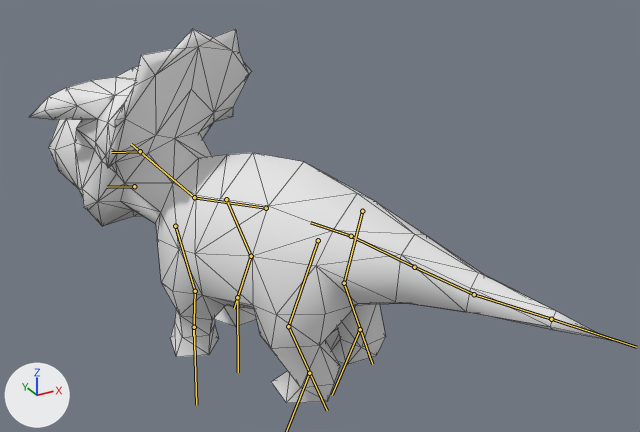
Two versions of the FBX model Assets/Animations/DinoAnims/Nasutoceratops/Baby/Nasutoceratops_Baby_Feeding.fbx, one commit apart.
Rendered twice from a 50 mm lens placed at (-73.8, -142.1, 100.5), pointed at (2.2, -3.8, 31.4). The lights are fixed; the arrows at lower left show +X, +Y and +Z. The bones that bend it are drawn over the model as lines. Mesh edges are drawn as thin lines.

In view in the first picture: 'Nasutoceratops evo 3 baby'.
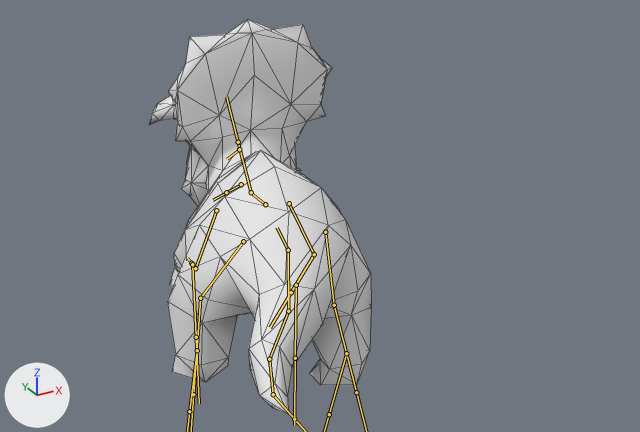
The newer file adds an action. The first version stands in its rest pose; the second is drawn at frame 63 of the action 'Armature|Armature|Armature|ArmatureAction.002'.

Boxes [x1, y1, x2, y2] around the edits, measured in the pictures (640 x 432 px):
'Nasutoceratops evo 3 baby', posed (62% narrower): before [30, 28, 611, 403]; after [149, 19, 371, 414]
bone 'Bone', root to tip: before (351, 236) to (310, 222); after (288, 250) to (277, 227)
bone 'Bone.001', root to tip: before (266, 208) to (193, 197); after (265, 204) to (250, 192)
bone 'Bone.008.L.001', root to tip: before (226, 199) to (251, 256); after (289, 203) to (314, 254)
bone 'Bone.009.L.001', root to tip: before (251, 256) to (234, 308); after (314, 254) to (291, 292)
bone 'Bone.008.R.001', root to tip: before (175, 226) to (195, 291); after (216, 210) to (195, 268)
bone 'Bone.009.R.001', root to tip: before (195, 291) to (193, 336); after (195, 268) to (191, 263)
bone 'Bone.008.L', root to tip: before (362, 211) to (344, 283); after (325, 232) to (334, 305)
bone 'Bone.009.L', root to tip: before (344, 283) to (372, 364); after (334, 305) to (356, 392)
bone 'Bone.008.R', root to tip: before (318, 240) to (288, 326); after (243, 241) to (200, 298)
bone 'Bone.009.R', root to tip: before (288, 326) to (327, 410); after (200, 298) to (193, 394)
bone 'Bone.004', root to tip: before (351, 236) to (414, 267); after (288, 250) to (288, 311)
bone 'Bone.005', root to tip: before (414, 267) to (474, 294); after (288, 311) to (269, 359)
bone 'Bone.006', root to tip: before (474, 294) to (551, 319); after (269, 359) to (273, 394)
bone 'Bone.007', root to tip: before (551, 319) to (636, 347); after (273, 394) to (294, 419)
bone 'Bone.003', root to tip: before (140, 151) to (111, 152); after (239, 149) to (227, 159)
bone 'Bone.011', root to tip: before (134, 186) to (107, 187); after (241, 184) to (226, 192)
bone 'Bone.010.L.001', root to tip: before (237, 297) to (238, 372); after (296, 285) to (295, 358)
bone 'Bone.010.R.001', root to tip: before (194, 327) to (196, 405); after (192, 264) to (196, 337)
bone 'Bone.010.L', root to tip: before (360, 329) to (332, 395); after (346, 353) to (329, 414)

What the commit changed:
Bone 'Bone' (bone_bone) moves from (0.0, 0.0, 0.0) to (-0.31, 0.49, -0.18).
Bone 'Bone' (bone_bone) turns from (0, 0, 0) to (1, -2, -42) degrees about its own x, y and z.
Bone 'Bone.001' (bone_bone_001) turns from (0, 0, 0) to (-8, 0, -1) degrees about its own x, y and z.
Bone 'Bone.008.L.001' (bone_bone_008_l_001) turns from (0, 0, 0) to (-21, -2, -9) degrees about its own x, y and z.
Bone 'Bone.009.L.001' (bone_bone_009_l_001) turns from (0, 0, 0) to (38, -5, 15) degrees about its own x, y and z.
Bone 'Bone.008.R.001' (bone_bone_008_r_001) turns from (0, 0, 0) to (8, -12, 18) degrees about its own x, y and z.
Bone 'Bone.009.R.001' (bone_bone_009_r_001) turns from (0, 0, 0) to (52, 2, -3) degrees about its own x, y and z.
Bone 'Bone.008.L' (bone_bone_008_l) turns from (0, 0, 0) to (-5, -1, -4) degrees about its own x, y and z.
Bone 'Bone.009.L' (bone_bone_009_l) turns from (0, 0, 0) to (-24, 0, 1) degrees about its own x, y and z.
Bone 'Bone.008.R' (bone_bone_008_r) turns from (0, 0, 0) to (12, 2, 17) degrees about its own x, y and z.
Bone 'Bone.009.R' (bone_bone_009_r) turns from (0, 0, 0) to (-14, 0, 1) degrees about its own x, y and z.
Bone 'Bone.004' (bone_bone_004) turns from (0, 0, 0) to (16, 8, 15) degrees about its own x, y and z.
Bone 'Bone.005' (bone_bone_005) turns from (0, 0, 0) to (-13, 17, 11) degrees about its own x, y and z.
Bone 'Bone.006' (bone_bone_006) turns from (0, 0, 0) to (-11, -24, -21) degrees about its own x, y and z.
Bone 'Bone.007' (bone_bone_007) turns from (0, 0, 0) to (-12, -2, -8) degrees about its own x, y and z.
Bone 'Bone.003' (bone_bone_003) moves from (0.0, 0.0, 0.0) to (1.48, -0.09, -0.41).
Bone 'Bone.003' (bone_bone_003) turns from (0, 0, 0) to (-22, 6, -26) degrees about its own x, y and z.
Bone 'Bone.011' (bone_bone_011) moves from (0.0, 0.0, 0.0) to (0.0, 0.04, 0.01).
Bone 'Bone.011' (bone_bone_011) turns from (0, 0, 0) to (2, 1, 3) degrees about its own x, y and z.
Bone 'Bone.010.L.001' (bone_bone_010_l_001) moves from (0.0, 0.0, 0.0) to (0.59, -0.02, -0.38).
Bone 'Bone.010.L.001' (bone_bone_010_l_001) turns from (0, 0, 0) to (0, 28, -1) degrees about its own x, y and z.
Bone 'Bone.010.R.001' (bone_bone_010_r_001) moves from (0.0, 0.0, 0.0) to (0.93, -0.08, 0.8).
Bone 'Bone.010.R.001' (bone_bone_010_r_001) turns from (0, 0, 0) to (0, 28, -1) degrees about its own x, y and z.
Bone 'Bone.010.L' (bone_bone_010_l) moves from (0.0, 0.0, 0.0) to (-0.47, -0.04, -0.11).
Bone 'Bone.010.L' (bone_bone_010_l) turns from (0, 0, 0) to (-2, 26, -10) degrees about its own x, y and z.
Bone 'Bone.010.R' (bone_bone_010_r) moves from (0.0, 0.0, 0.0) to (-0.29, 0.37, 1.08).
Bone 'Bone.010.R' (bone_bone_010_r) turns from (0, 0, 0) to (-2, 26, -10) degrees about its own x, y and z.
